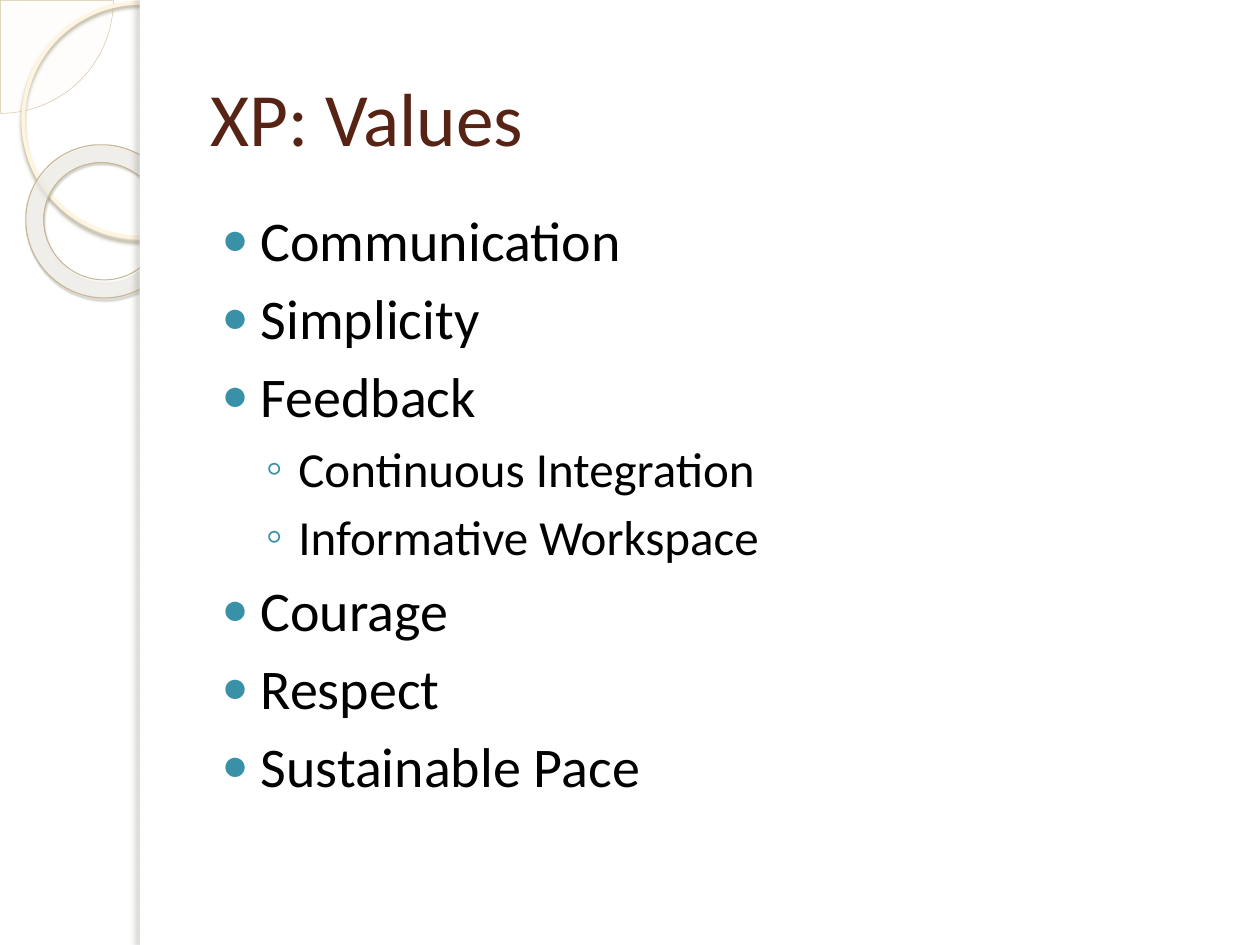
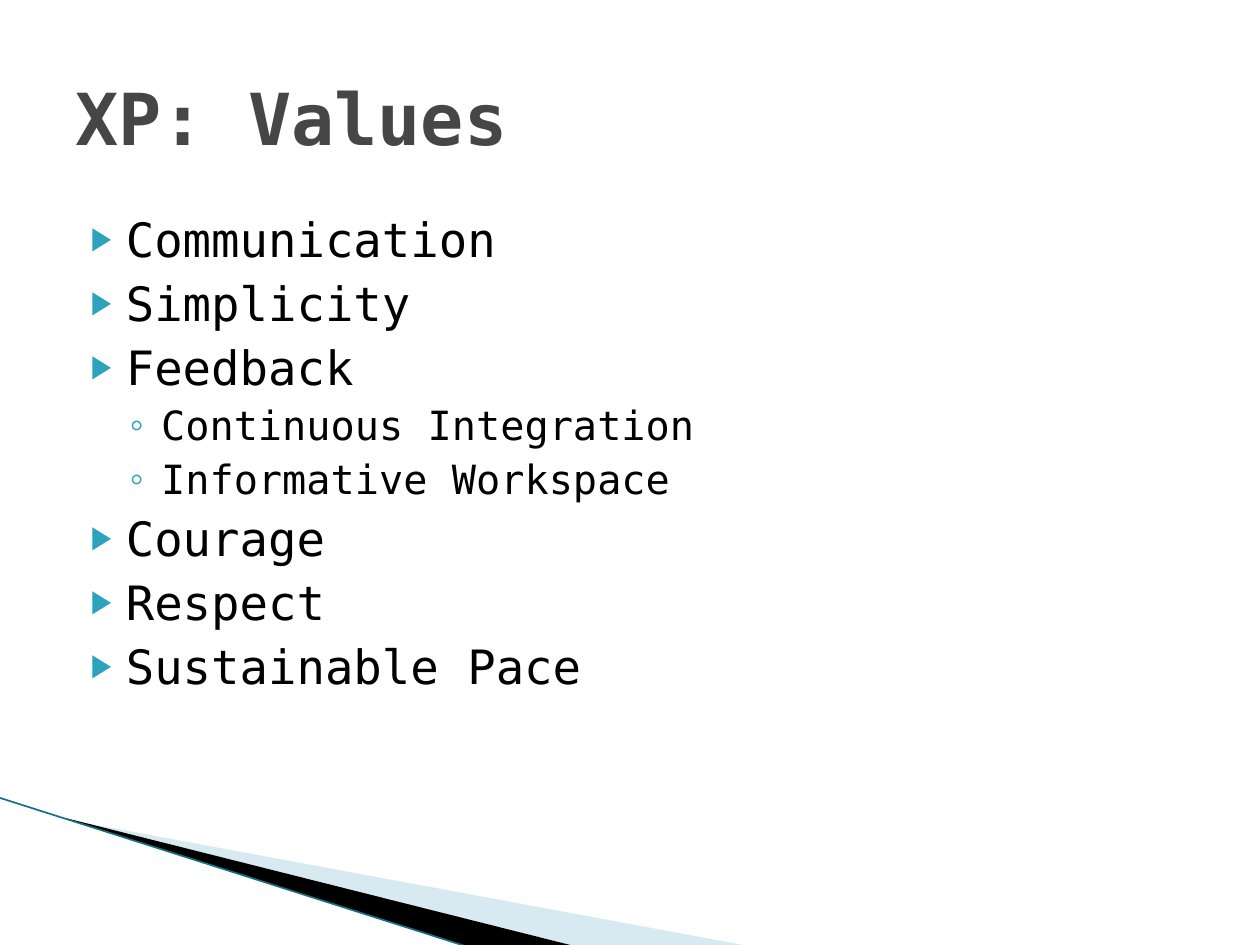
Before and after one commit to michelgrootjans/foresee, a slide deck: slide 8 of Agile.net/ScrumAndXp.pptx (slide 5 before the commit). Drawn at 1260x945 pixels with LibreOffice and Linux fonts; fonts in the diff are those of the drawing; background and template pictures are left out. Boxes give left, top, right and bottom in pixels: in the first picture for what was removed or moved away, otherwise in the second. Text is boxed around its words. In the diff, an @@ line names an element or a change of style, - is before the commit and + after.

```diff
--- a/Agile.net/ScrumAndXp.pptx
+++ b/Agile.net/ScrumAndXp.pptx
@@ pie slice (boxed as its full ellipse) removed at (0, 0, 113, 113) @@
@@ ellipse removed at (23, 3, 257, 237) @@
@@ rectangle removed at (140, 0, 1260, 945) @@
@@ rectangle removed at (140, 0, 150, 945) @@
@@ title "XP: Values": place and size @@
-title "XP: Values" at (210, 93, 523, 147)
+title "XP: Values" at (75, 90, 507, 146)
@@ title "XP: Values" at (75, 90, 507, 146): size 43 to 41 pt, font Calibri to DejaVu Sans Mono, text colour #572314 to #464646, bold on @@
@@ donut removed at (0, 113, 211, 329) @@
@@ text "Communication": place and size @@
-text "Communication" at (261, 222, 758, 788)
+text "Communication" at (126, 221, 695, 685)
@@ text "Communication" at (126, 221, 695, 685): size 32 to 27 pt in "Communication", "Simplicity", "Feedback", "Courage" and 2 more places; font Calibri to DejaVu Sans Mono; size 28 to 23 pt in "Continuous Integration", "Informative Workspace"; bullet ● to ▶; less space between paragraphs; bullet colour #3891A7 to #2DA2BF; indent changed @@
@@ line added from (0, 798) to (467, 945), #97C5D8 0.95 pt @@
@@ freeform shape added at (67, 818, 576, 945), fill #000000 @@
@@ freeform shape added at (69, 819, 750, 945), fill #A0CBDC at 40% opacity @@
```
Also in this commit, not shown: 4 other slides changed, 4 slides added, 1 slide removed.
